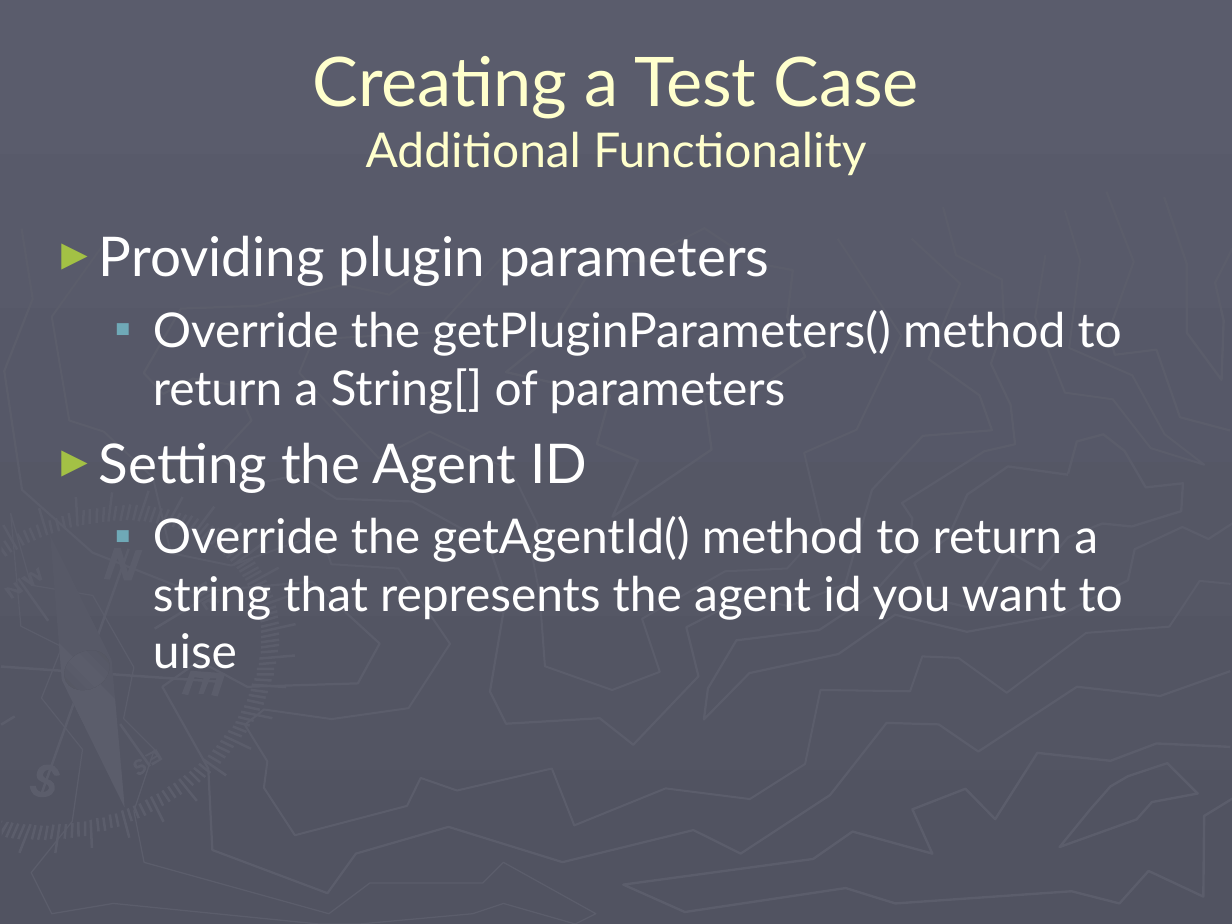
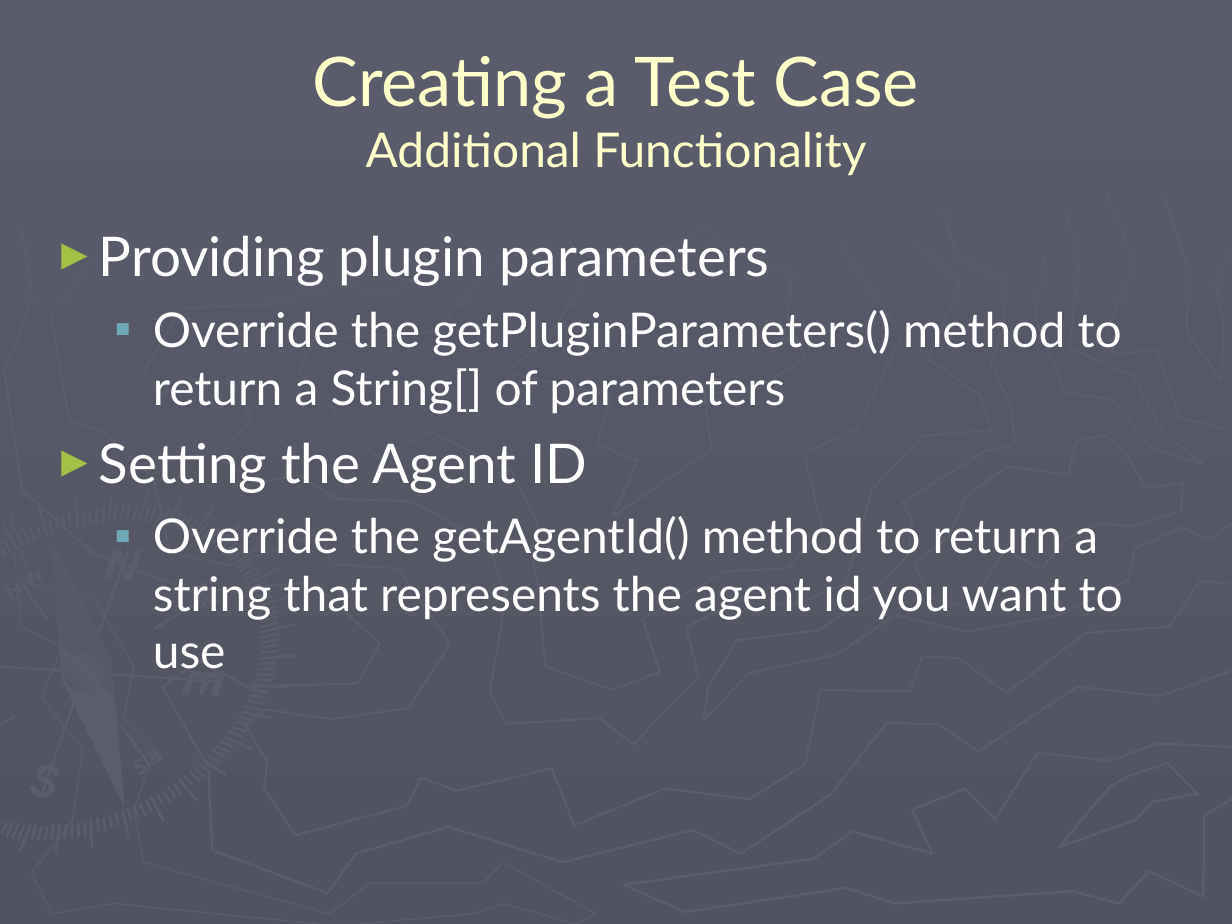
Before and after one commit to codeaudit/cougaar-cougaarunit, a slide deck: slide 11 of CougaarUnit/CougaarUnit Training.ppt. Drawn at 1232x924 pixels with LibreOffice and Linux fonts; fonts in the diff are those of the drawing. Boxes give left, top, right and bottom in pixels: in the first picture for what was removed or moved away, otherwise in the second. Text is boxed around its words. In the diff, an @@ line names an element or a change of style, - is before the commit and + after.

```diff
--- a/CougaarUnit/CougaarUnit Training.ppt
+++ b/CougaarUnit/CougaarUnit Training.ppt
@@ text at (153,516,1123,669): text changed @@
-  ▪ Override the getAgentId() method to return a string that represents the agent id you want to uise
+  ▪ Override the getAgentId() method to return a string that represents the agent id you want to use
```
Also in this commit, not shown: 3 other slides changed.
